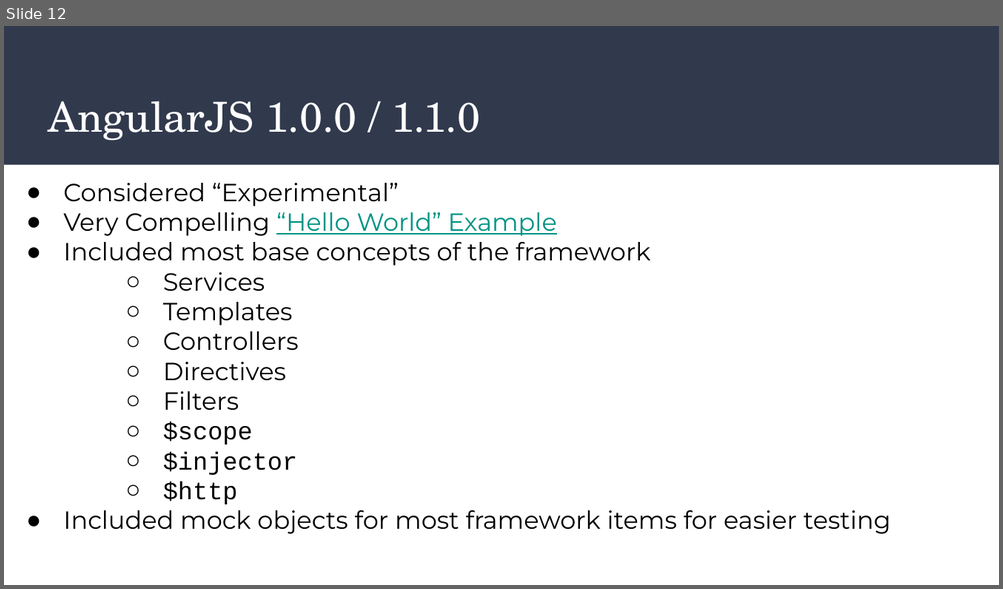
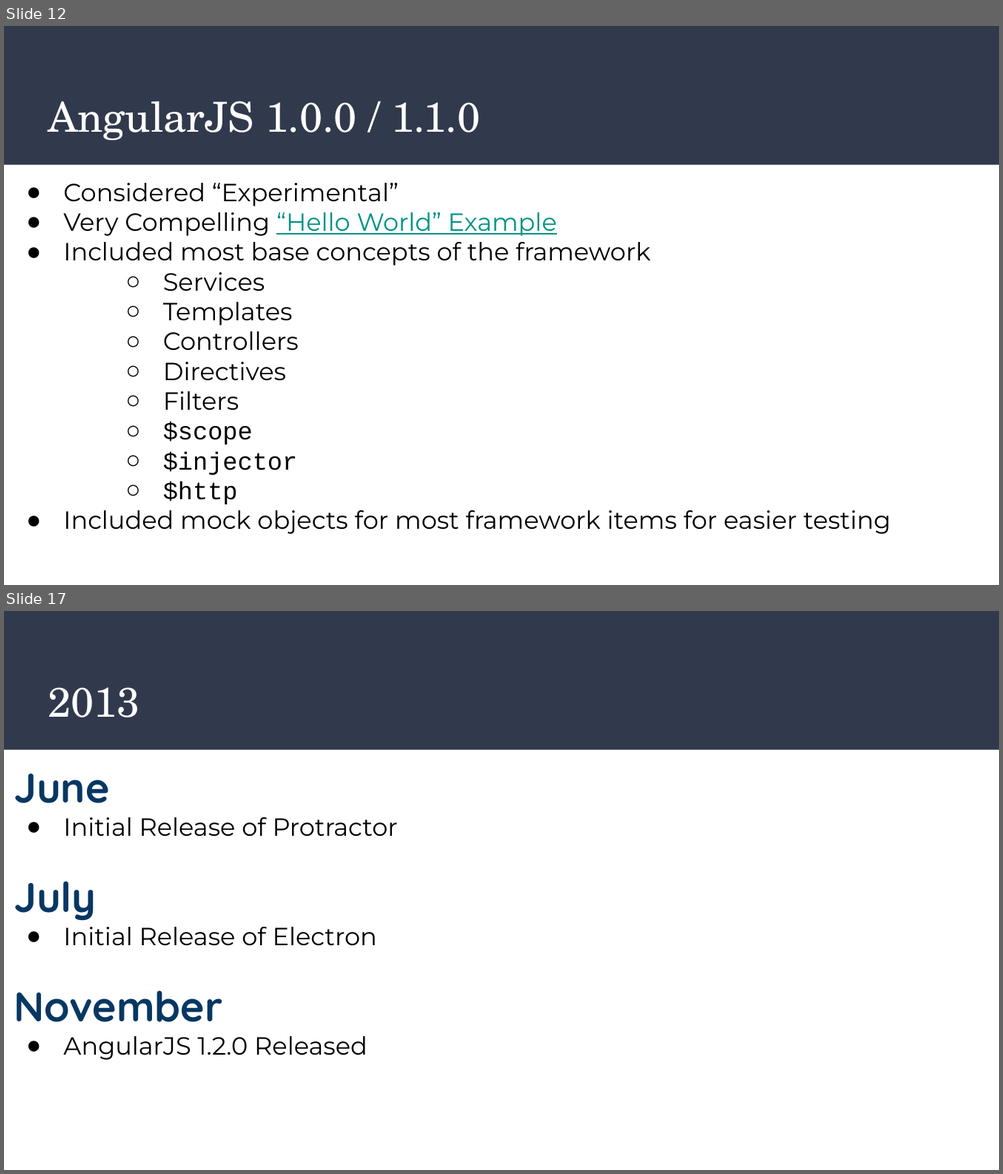
Before and after one commit to JasonTypesCodes/angularjs-retro, a slide deck: AngularJS - A Retrospective.odp. Shown one above the other, each under a label of ours: slide 12 before the commit, slides 12 and 17 after it; the slides between them are not shown. The pictures are 1003x589 and 1003x1174 pixels, drawn with LibreOffice and Linux fonts; fonts in the diff are those of the drawing. Boxes give left, top, right and bottom in pixels: in the first picture for what was removed or moved away, otherwise in the second. Text is boxed around its words. In the diff, an @@ line names an element or a change of style, - is before the commit and + after.

```diff
--- a/AngularJS - A Retrospective.odp
+++ b/AngularJS - A Retrospective.odp
@@ slide 17 added at (4,611,999,1170), background #FFFFFF; not listed: 1 template element that a slide beside it also shows @@
@@ title added at (48,687,140,718), 30 pt, text #FFFFFF @@
+2013
@@ text added at (14,774,398,1060), 18 pt, text #000000 @@
+June
+● Initial Release of Protractor
+July
+● Initial Release of Electron
+November
+● AngularJS 1.2.0 Released
```
Also in this commit, not shown: 3 slides changed, 25 other slides added.
